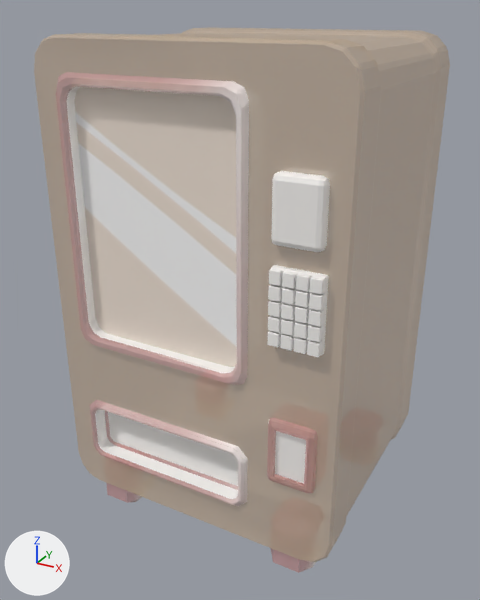
A saved change to the FBX model UntitledTrainGame/Assets/_/Database/Content/3D-Models/3D_Vending_Machine-Yellow.fbx.
Camera for both pictures: a 50 mm camera at (1.21, -2.4, 1.3) aimed at (-0.32, 0.39, -0.09). Every picture has the same lights, and +X, +Y and +Z are marked at lower left. Where no turn or scale is listed for an object, it has been applied to the vertices. Vertices at the same position are counted once.

The older version as bpy lines, for what is in view:
```python
me_cube_015 = bpy.data.meshes.new('Cube.015')
me_cube_015.from_pydata(...)  # 1600 vertices, 1643 faces; spans x -1.04..0.46, y -0.22..1.1, z -1.24..1.2
me_cube_015.materials.append(mat_m_props_alpha_003)
ob_3d_vending_machine_yellow = bpy.data.objects.new('3D_Vending_Machine-Yellow', me_cube_015)
ob_3d_vending_machine_yellow.location = (0.0, 0.0, 0.0)
```
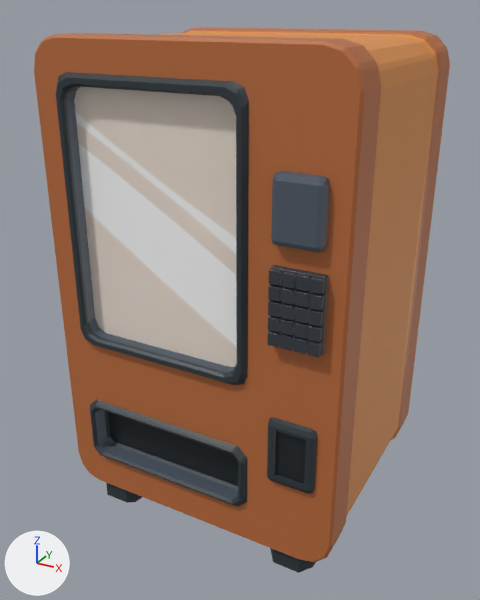
The newer file is also turned or shifted as a whole; pictures and numbers use the older file's frame.

What differs and where, as boxes [x1, y1, x2, y2] in the pictures (480 x 600 px):
part 1 of me_cube_015, recoloured: [34, 27, 450, 572] in both

What changed in the scene script:
```text
Add img_texture_machine_png:
    img_texture_machine_png = load_image('TEXTURE_Machine.png', '../Textures/TEXTURE_Machine.png', 512, 512, 'sRGB')
Add img_texture_color_palette_png:
    img_texture_color_palette_png = load_image('TEXTURE_Color-palette.png', '../Textures/TEXTURE_Color-palette.png', 512, 512, 'sRGB')
Add mat_mat_machine_texture_003:
    mat_mat_machine_texture_003 = principled_material('MAT_Machine_Texture.003')
    mat_mat_machine_texture_003.texture = img_texture_machine_png
Add mat_m_props_color_palette_004:
    mat_m_props_color_palette_004 = principled_material('M_PROPS-color-palette.004')
    mat_m_props_color_palette_004.texture = img_texture_color_palette_png
Change me_cube_015:
    where me_cube_015.from_pydata(...)  # 1600 vertices, 1643 faces; spans x -1.04..0.46, y -0.22..1.1, z -1.24..1.2
    used by ob_3d_vending_machine_yellow; location = (0.0, 0.0, 0.0)
    me_cube_015 part 1: 1641 of the faces centred in x -1.04..0.46, y -0.22..1.1, z -1.24..1.2 switch from mat_m_props_alpha_003 to mat_m_props_color_palette_004 (picture img_texture_color_palette_png)
    add me_cube_015.materials.append(mat_mat_machine_texture_003)  # picture img_texture_machine_png
```
